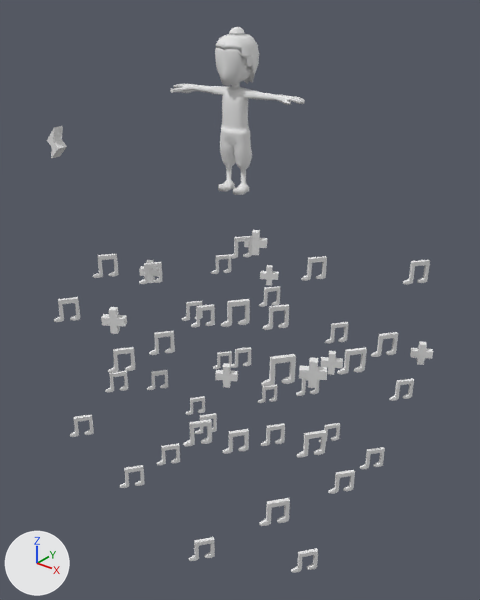
The Blender file sources/res/character/Apaimanee/Apaimanee_new.blend: old version first, new version second.
Rendered twice from a 50 mm camera at (4.9, -6.05, 2.3) aimed at (0.0, 0.07, -1.49). Every picture has the same lights, and +X, +Y and +Z are marked at lower left.
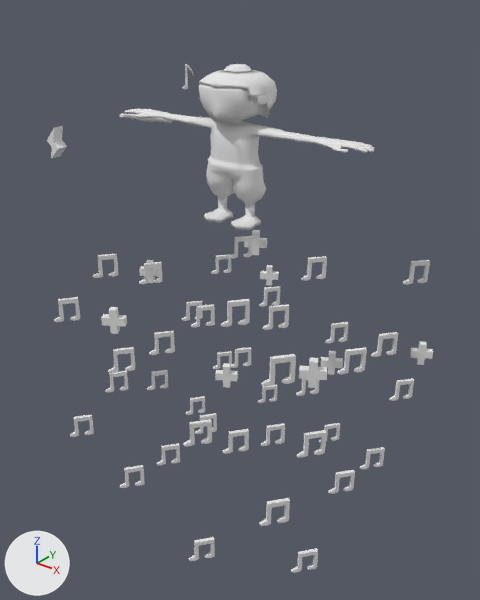
Location of each change, [x1, y1, x2, y2] in pixels of the pictures (480 x 600 px):
'Sphere', moved, rescaled (91% wider)
    before: [174, 27, 305, 195]
    after: [124, 64, 375, 230]
'Cylinder', moved, turned, rescaled
    before: [170, 87, 196, 93]
    after: [120, 113, 172, 124]
'Cube', shown
    after: [182, 64, 193, 89]

Patch to the scene script:
```diff
--- a/sources/res/character/Apaimanee/Apaimanee_new.blend.py
+++ b/sources/res/character/Apaimanee/Apaimanee_new.blend.py
@@ ob_sphere @@
 ob_sphere = bpy.data.objects.new('Sphere', me_sphere)
-ob_sphere.location = (0.0, 0.0, 0.01)
-ob_sphere.scale = (0.292, 0.292, 0.292)
+ob_sphere.location = (0.0, 0.0, -0.37)
+ob_sphere.scale = (0.566, 0.493, 0.291)
@@ ob_cylinder @@
 ob_cylinder = bpy.data.objects.new('Cylinder', me_cylinder)
-ob_cylinder.location = (-0.78, -0.12, 1.1)
-ob_cylinder.rotation_euler = (1.858, -1.779, -0.361)  # degrees (106, -102, -21)
-ob_cylinder.scale = (0.0275, 0.0275, 0.0275)
+ob_cylinder.location = (-1.5, -0.2, 0.72)
+ob_cylinder.rotation_euler = (-0.772, -1.253, 2.325)  # degrees (-44, -72, 133)
+ob_cylinder.scale = (0.0289, 0.0525, 0.0464)
@@ ob_cube @@
 ob_cube.scale = (0.00831, 0.00935, 0.00831)
-ob_cube.hide_set(True)  # its collection is switched off
```
